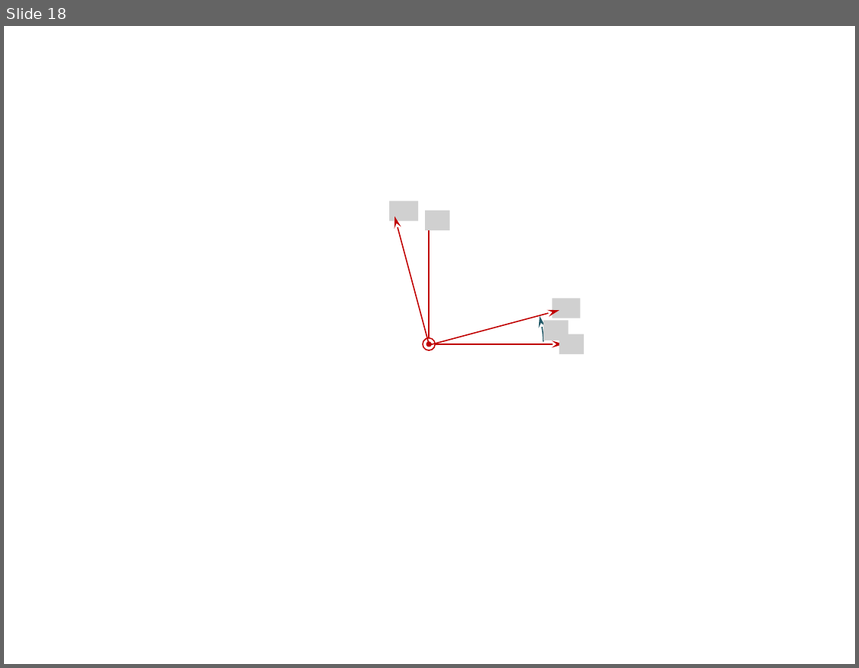
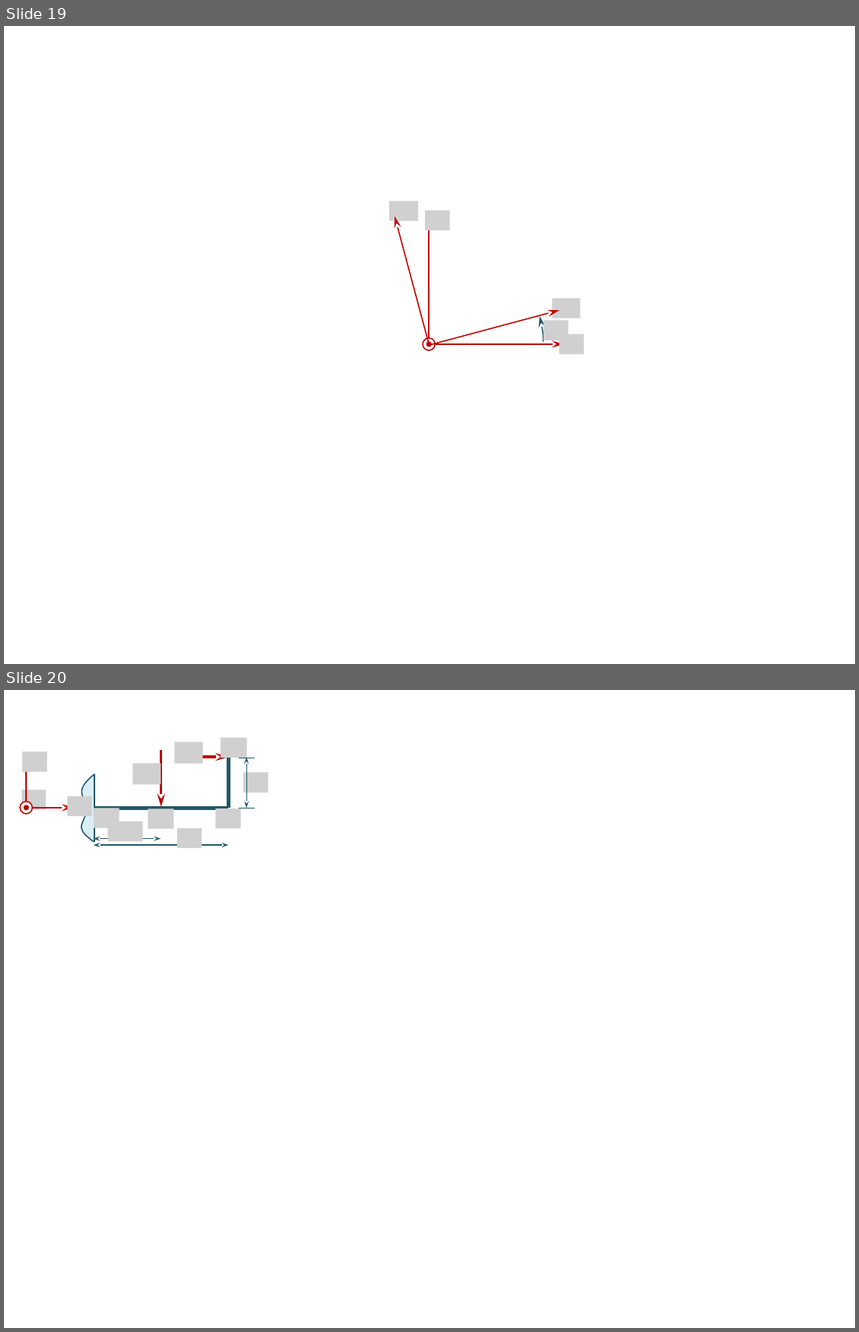
Before and after one commit to xpessoles/08_Etude_Deformation_Produits_Analyser_Modeliser_Resoudre, a slide deck: 01_ModelisationPiecesDeformables/Exercices_Application/images/Figures.pptx. Shown one above the other, each under a label of ours: slide 18 before the commit, slides 19 and 20 after it. The pictures are 859x668 and 859x1332 pixels, drawn with LibreOffice and Linux fonts; fonts in the diff are those of the drawing; grey boxes stand for pictures. Boxes give left, top, right and bottom in pixels: in the first picture for what was removed or moved away, otherwise in the second. Text is boxed around its words. In the diff, an @@ line names an element or a change of style, - is before the commit and + after.

```diff
--- a/01_ModelisationPiecesDeformables/Exercices_Application/images/Figures.pptx
+++ b/01_ModelisationPiecesDeformables/Exercices_Application/images/Figures.pptx
@@ slide 20 added at (4, 690, 855, 1328), background #FFFFFF @@
@@ arrow added from (161, 749) to (161, 806), #C00000 2.25 pt @@
@@ picture added at (174, 742, 202, 763) @@
@@ arrow added from (197, 757) to (229, 757), #C00000 2.25 pt @@
@@ picture added at (221, 738, 247, 758) @@
@@ line added from (229, 757) to (229, 809), #215968 3 pt @@
@@ double arrow added from (246, 809) to (246, 757), #215968 0.75 pt @@
@@ freeform shape added at (82, 774, 94, 842), fill #DBEEF4, outline #215968 1 pt @@
@@ line added from (94, 774) to (94, 842), #215968 1 pt @@
@@ picture added at (132, 763, 161, 784) @@
@@ line added from (255, 758) to (239, 758), #215968 0.75 pt @@
@@ picture added at (243, 773, 268, 793) @@
@@ group added at (20, 752, 91, 817): 3 pictures, 2 arrows, 2 ellipses @@
@@ line added from (94, 809) to (229, 809), #215968 3 pt @@
@@ picture added at (94, 809, 120, 829) @@
@@ picture added at (108, 822, 143, 842) @@
@@ picture added at (148, 809, 173, 830) @@
@@ picture added at (216, 809, 241, 829) @@
@@ line added from (255, 809) to (239, 809), #215968 0.75 pt @@
@@ double arrow added from (229, 845) to (94, 845), #215968 0.75 pt @@
@@ double arrow added from (161, 839) to (94, 839), #215968 0.75 pt @@
@@ picture added at (177, 828, 202, 848) @@
@@ what was slide 18 is now slide 19 @@
```
Also in this commit, not shown: 1 slide changed, 5 other slides added, 10 other files.
